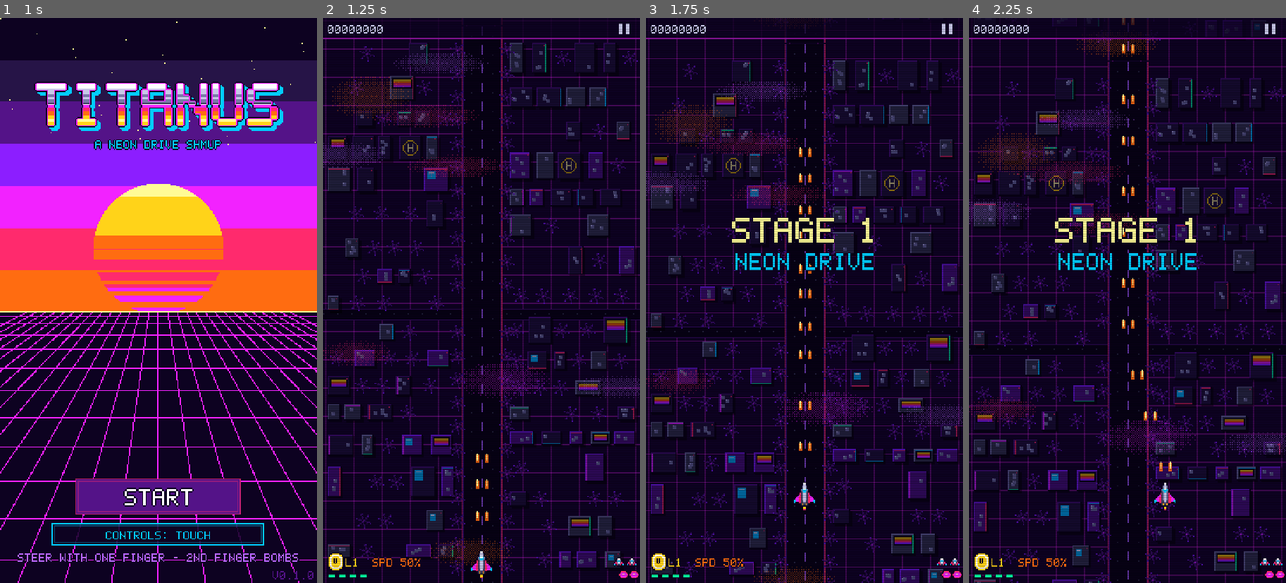
Above: before the commit, frames 1-4 (left to right).
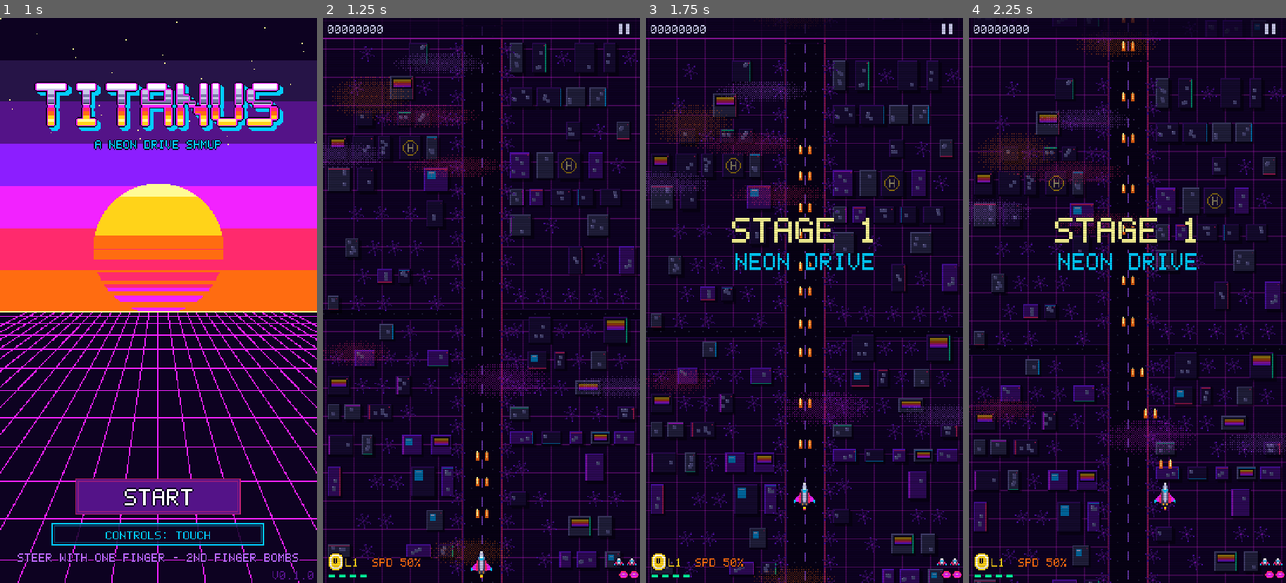
Above: after the commit, the same moments.

Repository: kvsm/Titanus
Game: Godot game, scene res://scenes/main.tscn
The game is run twice, just before and just after one commit, with the same random seed, the same clock (stepped at 60 frames per second) and the same inputs.
Inputs (mouse positions are in pixels of both pictures, inside the frame that each line leads up to):
- Up to frame 1 (1 s): tap Enter at 0.5 s; move the mouse to (228, 272) at 0.52 s; hold Right (ui_right) from 0.53 s (still down); tap B at 0.6 s; click (228, 272) at 0.67 s; tap Space at 0.77 s
- Up to frame 2 (1.25 s): keep holding Right (ui_right)
- Up to frame 3 (1.75 s): release Right (ui_right) at 1.25 s; drag from (741, 328) to (788, 413) at 1.27 s
- Up to frame 4 (2.25 s): move the mouse to (1159, 176) at 2.02 s; hold Right (ui_right) from 2.03 s (still down); tap Enter at 2.1 s

Frame 1 is identical in both runs. In frame 2, less than 0.1% of the frame differs, in the area x 48-53%, y 76-89%; in frame 3, 0.2%; in frame 4, 0.2%, in the area x 48-64%, y 0-81%.

Commit message:
Weapon balance pass: weapon bench tool, fix Wave stacking, Laser stops at first enemy
Analysis with a new dev weapon bench (--bench) showed:
- Wave crescents overlapped and each hit the same target, so near/large
  targets took up to 3x Laser damage (L10: 643 vs 216 DPS)
- Wave crescents and the Laser pierced everything, so Laser out-damaged
  Vulcan in swarms and Wave reached 3,400 DPS area
- Vulcan L2/L3 focused damage (17/31) was below L1 (40)

Fixes:
- Wave crescents in a volley share hits; each crescent pierces at most 2
  enemies; L9-L10 fire 5 wider crescents instead of 7
- Laser beam stops at (and only damages) the first enemy in its path
- Vulcan L1-L3 get proper forward streams (40/44/56 DPS)

Focused DPS now Laser > Vulcan (~75%) > Wave (~60%); area Wave >> Vulcan > Laser.
Results in docs/weapon_balance.md.

Co-Authored-By: Claude Opus 5.5 <noreply@anthropic.com>
Claude-Session: https://claude.ai/code/session_01VchyedFgWeWBASymXN7iVQ

Diff:
--- a/scripts/core/tun.gd
+++ b/scripts/core/tun.gd
@@ -56,13 +56,15 @@
 
 # --- weapons (§5). Streams are [x offset, angle in degrees from straight up].
 # Damage for levels 2+ already includes a 10% reduction (v0.1 tuning pass).
-# Vulcan "heavy" streams fire big forward slugs dealing heavy_dmg: from L4 the focused
-# forward damage sits between the Wave and the Laser, while the spread keeps crowd control.
+# Vulcan "heavy" streams fly straight ahead and deal heavy_dmg (drawn as big slugs once
+# heavy_dmg >= HEAVY_SLUG_DMG); the angled "streams" give it some area coverage.
+# Balance targets (measure with `--bench`): focused DPS Laser > Vulcan (~75%) > Wave (~60%);
+# area (a row of enemies) Wave >> Vulcan > Laser.
 const VULCAN := [
-	{"interval": 0.075, "dmg": 1.5, "streams": [[-4, 0], [4, 0]]},  # L1
-	{"interval": 0.075, "dmg": 1.26, "streams": [[-5, -4], [0, 0], [5, 4]]},  # L2
-	{"interval": 0.075, "dmg": 1.17, "streams": [[-6, -8], [-2, 0], [2, 0], [6, 8]]},  # L3
-	{"interval": 0.075, "dmg": 1.22, "heavy_dmg": 2.88, "heavy": [[-3, 0], [3, 0]], "streams": [[-8, -10], [8, 10], [-10, -16], [10, 16]], "side": [[-6, -35], [6, 35]]},  # L4
+	{"interval": 0.075, "dmg": 1.5, "heavy_dmg": 1.5, "heavy": [[-4, 0], [4, 0]], "streams": []},  # L1
+	{"interval": 0.075, "dmg": 1.1, "heavy_dmg": 1.65, "heavy": [[-4, 0], [4, 0]], "streams": [[-7, -10], [7, 10]]},  # L2
+	{"interval": 0.075, "dmg": 1.1, "heavy_dmg": 2.1, "heavy": [[-4, 0], [4, 0]], "streams": [[-7, -10], [7, 10], [-9, -18], [9, 18]]},  # L3
+	{"interval": 0.075, "dmg": 1.22, "heavy_dmg": 2.8, "heavy": [[-3, 0], [3, 0]], "streams": [[-8, -10], [8, 10], [-10, -16], [10, 16]], "side": [[-6, -35], [6, 35]]},  # L4
 	{"interval": 0.07, "dmg": 1.22, "heavy_dmg": 2.16, "heavy": [[-4, 0], [0, 0], [4, 0]], "streams": [[-9, -10], [9, 10], [-11, -18], [11, 18]], "side": [[-6, -35], [6, 35]]},  # L5
 	{"interval": 0.065, "dmg": 1.22, "heavy_dmg": 2.34, "heavy": [[-4, 0], [0, 0], [4, 0]], "streams": [[-9, -8], [9, 8], [-11, -14], [11, 14], [-12, -22], [12, 22]], "side": [[-6, -35], [6, 35], [-6, -55], [6, 55]]},  # L6
 	{"interval": 0.065, "dmg": 1.26, "heavy_dmg": 2.67, "heavy": [[-4, 0], [0, 0], [4, 0]], "streams": [[-9, -8], [9, 8], [-11, -14], [11, 14], [-12, -22], [12, 22]], "side": [[-6, -35], [6, 35], [-6, -55], [6, 55]]},  # L7
@@ -71,21 +73,24 @@
 	{"interval": 0.055, "dmg": 1.3, "heavy_dmg": 2.31, "heavy": [[-6, 0], [-2, 0], [2, 0], [6, 0]], "streams": [[-10, -8], [10, 8], [-12, -14], [12, 14], [-13, -20], [13, 20], [-14, -28], [14, 28]], "side": [[-6, -35], [6, 35], [-6, -55], [6, 55], [-8, -75], [8, 75]]},  # L10
 ]
 const VULCAN_SPEED := 520.0
+const HEAVY_SLUG_DMG := 2.0
 const LASER_WIDTH: Array[float] = [4.0, 6.0, 8.0, 12.0, 15.0, 18.0, 20.0, 22.0, 24.0, 26.0]
 const LASER_DPS: Array[float] = [50.0, 63.0, 81.0, 103.5, 121.5, 139.5, 157.5, 175.5, 193.5, 216.0]
 const WAVE := [
-	{"interval": 0.22, "dmg": 7.0, "angles": [0]},  # L1
-	{"interval": 0.22, "dmg": 8.73, "angles": [0]},  # L2
-	{"interval": 0.22, "dmg": 11.16, "angles": [-14, 0, 14]},  # L3
-	{"interval": 0.22, "dmg": 14.4, "angles": [-16, 0, 16]},  # L4
-	{"interval": 0.2, "dmg": 15.39, "angles": [-16, 0, 16]},  # L5
-	{"interval": 0.2, "dmg": 17.01, "angles": [-26, -13, 0, 13, 26]},  # L6
-	{"interval": 0.19, "dmg": 18.0, "angles": [-26, -13, 0, 13, 26]},  # L7
-	{"interval": 0.18, "dmg": 18.63, "angles": [-26, -13, 0, 13, 26]},  # L8
-	{"interval": 0.18, "dmg": 20.25, "angles": [-30, -20, -10, 0, 10, 20, 30]},  # L9
-	{"interval": 0.17, "dmg": 21.42, "angles": [-30, -20, -10, 0, 10, 20, 30]},  # L10
+	{"interval": 0.22, "dmg": 7.0, "pierce": 2, "angles": [0]},  # L1
+	{"interval": 0.22, "dmg": 8.73, "pierce": 2, "angles": [0]},  # L2
+	{"interval": 0.22, "dmg": 11.16, "pierce": 2, "angles": [-14, 0, 14]},  # L3
+	{"interval": 0.22, "dmg": 14.4, "pierce": 2, "angles": [-16, 0, 16]},  # L4
+	{"interval": 0.2, "dmg": 15.39, "pierce": 2, "angles": [-16, 0, 16]},  # L5
+	{"interval": 0.2, "dmg": 17.01, "pierce": 2, "angles": [-26, -13, 0, 13, 26]},  # L6
+	{"interval": 0.19, "dmg": 18.0, "pierce": 2, "angles": [-26, -13, 0, 13, 26]},  # L7
+	{"interval": 0.18, "dmg": 18.63, "pierce": 2, "angles": [-26, -13, 0, 13, 26]},  # L8
+	{"interval": 0.18, "dmg": 20.25, "pierce": 2, "angles": [-32, -16, 0, 16, 32]},  # L9
+	{"interval": 0.17, "dmg": 21.42, "pierce": 2, "angles": [-32, -16, 0, 16, 32]},  # L10
 ]
 const WAVE_SPEED := 300.0
+# Wave: crescents in one volley share hits (a target is hit at most once per volley) and each
+# crescent passes through at most "pierce" enemies. The Laser hits only the first enemy in its beam.
 
 # --- enemies (§8)
 const ESCAPE_MARGIN := 26.0
--- /dev/null
+++ b/scripts/dev/weapon_bench.gd
@@ -0,0 +1,100 @@
+class_name WeaponBench
+extends Node
+## Dev tool: measures every weapon at every level against stationary dummy targets using the
+## real firing and collision code. Run: godot --headless -- --bench[=out.md]
+## Reports damage per second in several target layouts (player at the bottom centre).
+
+class Dummy extends Target:
+	var taken := 0.0
+
+	func take_damage(amount: float) -> void:
+		taken += amount
+
+const WARMUP := 1.0
+const MEASURE := 6.0
+const DT := 1.0 / 60.0
+const PLAYER_POS := Vector2(135, 420)
+
+## name -> list of [position, half extents]. Distances are from the ship at y=420.
+var scenarios := {
+	"small_far": [[Vector2(135, 180), Vector2(5, 5)]],
+	"small_near": [[Vector2(135, 330), Vector2(5, 5)]],
+	"large": [[Vector2(135, 230), Vector2(21, 21)]],
+	"large_far": [[Vector2(135, 110), Vector2(21, 21)]],
+	"offset_40": [[Vector2(175, 230), Vector2(5, 5)]],
+	"swarm_27": [], # filled in _ready: 3 staggered rows of 9 small enemies
+}
+
+var out_path := ""
+
+
+func _ready() -> void:
+	var swarm := []
+	for row in 3:
+		for i in 9:
+			swarm.append([Vector2(15 + i * 30 + (row % 2) * 15, 160 + row * 40), Vector2(5, 5)])
+	scenarios["swarm_27"] = swarm
+	var game := Game.new()
+	add_child(game)
+	await get_tree().process_frame
+	game.paused = true # the bench drives the systems itself
+	Audio.stop_music()
+	var p := game.player
+	p.god = true
+	var rows := []
+	for w: String in Tun.WEAPONS:
+		for lvl in range(1, Tun.WEAPON_MAX + 1):
+			var row := {"weapon": w, "level": lvl}
+			for sname: String in scenarios:
+				row[sname] = _measure(game, w, lvl, scenarios[sname])
+			rows.append(row)
+	_report(rows)
+	get_tree().quit(0)
+
+
+func _measure(game: Game, w: String, lvl: int, layout: Array) -> float:
+	var p := game.player
+	p.weapon = w
+	p.level = lvl
+	p.position = PLAYER_POS
+	p.release_target()
+	game.shots.clear()
+	for t in game.extra_targets:
+		t.queue_free()
+	game.extra_targets.clear()
+	for spec: Array in layout:
+		var d := Dummy.new()
+		d.game = game
+		d.position = spec[0]
+		d.hit_half = spec[1]
+		game.add_child(d)
+		game.extra_targets.append(d)
+	var steps := int((WARMUP + MEASURE) / DT)
+	for i in steps:
+		if i == int(WARMUP / DT):
+			for t: Dummy in game.extra_targets:
+				t.taken = 0.0
+		p.update(DT)
+		game.shots.update(DT, game.targets())
+		game.fx.update(DT)
+	var total := 0.0
+	for t: Dummy in game.extra_targets:
+		total += t.taken
+	return total / MEASURE
+
+
+func _report(rows: Array) -> void:
+	var cols: Array = scenarios.keys()
+	var lines := PackedStringArray()
+	lines.append("| weapon | L | " + " | ".join(cols) + " |")
+	lines.append("|---|---|" + "---|".repeat(cols.size()))
+	for r: Dictionary in rows:
+		var cells := PackedStringArray()
+		for c: String in cols:
+			cells.append("%d" % roundi(r[c]))
+		lines.append("| %s | %d | %s |" % [r.weapon, r.level, " | ".join(cells)])
+	var text := "\n".join(lines)
+	print(text)
+	if out_path != "":
+		var f := FileAccess.open(out_path, FileAccess.WRITE)
+		f.store_string(text + "\n")
--- a/scripts/game/game.gd
+++ b/scripts/game/game.gd
@@ -31,6 +31,7 @@
 var scroll_speed := 30.0
 var target_scroll := 30.0
 var enemies: Array[Enemy] = []
+var extra_targets: Array[Target] = [] # dev weapon bench dummies
 var paused := false
 var time := 0.0
 
@@ -250,6 +251,7 @@
 			out.append(e)
 	if boss:
 		out.append_array(boss.parts())
+	out.append_array(extra_targets)
 	return out
 
 
--- a/scripts/game/player.gd
+++ b/scripts/game/player.gd
@@ -30,6 +30,7 @@
 var _bomb_requested := false
 var _t := 0.0
 var laser_on := false
+var laser_end_y := 0.0 # screen y where the beam stops
 var _tex: Texture2D
 
 
@@ -115,7 +116,8 @@
 				_fire_t += float(cfg.interval)
 				_volley += 1
 				for s: Array in cfg.get("heavy", []):
-					game.shots.fire_vulcan(position + Vector2(s[0], -12), s[1], cfg.heavy_dmg, true)
+					game.shots.fire_vulcan(position + Vector2(s[0], -12), s[1], cfg.heavy_dmg,
+						float(cfg.heavy_dmg) >= Tun.HEAVY_SLUG_DMG)
 				for s: Array in cfg.streams:
 					game.shots.fire_vulcan(position + Vector2(s[0], -10), s[1], cfg.dmg)
 				if cfg.has("side") and _volley % 2 == 0:
@@ -127,18 +129,30 @@
 			while _fire_t <= 0.0:
 				var cfg: Dictionary = Tun.WAVE[level - 1]
 				_fire_t += float(cfg.interval)
+				# crescents in one volley share their hit list: overlapping crescents can't
+				# multiply damage on a single (near or large) target
+				var volley_hits := {}
 				for a in cfg.angles:
-					game.shots.fire_wave(position + Vector2(0, -12), float(a), cfg.dmg, level)
+					game.shots.fire_wave(position + Vector2(0, -12), float(a), cfg.dmg, level, volley_hits)
 				Audio.play("shot_wave", -12.0)
 		"laser":
 			laser_on = true
+			# the beam stops at the first (closest) enemy in its path: pure focused damage
 			var half_w := Tun.LASER_WIDTH[level - 1] / 2.0
-			var dmg := Tun.LASER_DPS[level - 1] * dt
+			var hit: Target = null
+			var hit_y := -INF
 			for t in game.targets():
 				if t.in_column(position.x, half_w, position.y - 8):
-					t.take_damage(dmg)
-					if randf() < 0.3:
-						game.fx.spark(Vector2(position.x + randf_range(-half_w, half_w), t.global_position.y + t.hit_half.y), Tun.C_PINK, 1)
+					var bottom := t.global_position.y + t.hit_half.y
+					if bottom > hit_y:
+						hit_y = bottom
+						hit = t
+			laser_end_y = 0.0
+			if hit:
+				laser_end_y = clampf(hit_y, 0.0, position.y - 10.0)
+				hit.take_damage(Tun.LASER_DPS[level - 1] * dt)
+				if randf() < 0.3:
+					game.fx.spark(Vector2(position.x + randf_range(-half_w, half_w), laser_end_y), Tun.C_PINK, 1)
 			Audio.play("shot_laser", -16.0)
 
 
@@ -201,7 +215,7 @@
 
 func _draw_laser() -> void:
 	var w := Tun.LASER_WIDTH[level - 1]
-	var top := -position.y
+	var top := laser_end_y - position.y
 	var jitter := 1.0 if int(_t * 40.0) % 2 == 0 else 0.0
 	var beam_len := -10.0 - top
 	draw_rect(Rect2(-w / 2.0 - 2 - jitter, top, w + 4 + jitter * 2, beam_len), Color(Tun.C_MAGENTA, 0.35))
--- a/scripts/game/player_shots.gd
+++ b/scripts/game/player_shots.gd
@@ -11,6 +11,7 @@
 	var heavy := false # Vulcan forward slug
 	var half := Vector2(1.5, 4)
 	var hits := {}
+	var pierce_left := 0
 
 var game: Game
 var shots: Array[Shot] = []
@@ -40,8 +41,10 @@
 	shots.append(s)
 
 
-func fire_wave(from: Vector2, angle_deg: float, dmg: float, level: int) -> void:
+func fire_wave(from: Vector2, angle_deg: float, dmg: float, level: int, shared_hits: Dictionary = {}) -> void:
 	var s := Shot.new()
+	s.hits = shared_hits
+	s.pierce_left = int(Tun.WAVE[level - 1].pierce)
 	s.pos = from
 	s.vel = Vector2.UP.rotated(deg_to_rad(angle_deg)) * Tun.WAVE_SPEED
 	s.dmg = dmg
@@ -76,6 +79,10 @@
 					s.hits[id] = true
 					t.take_damage(s.dmg)
 					game.fx.spark(t.global_position.lerp(s.pos, 0.5), Tun.C_MINT, 2)
+					s.pierce_left -= 1
+					if s.pierce_left <= 0:
+						consumed = true
+						break
 		if consumed:
 			shots.remove_at(i)
 		else:
--- a/scripts/main.gd
+++ b/scripts/main.gd
@@ -6,6 +6,7 @@
 ##   --weapon=<name>   with --autotest: play the whole level with vulcan, laser or wave
 ##   --shots=<dir>     with --autotest: save screenshots at fixed times into <dir>
 ##   --screen=results  open the results screen with sample stats (dev preview)
+##   --bench[=out.md] measure every weapon/level against dummy targets and quit (dev)
 ##   --snap=<file>     save a screenshot after 2.5 s and quit (dev preview)
 
 var current: Node
@@ -30,6 +31,12 @@
 			_shots_dir = a.substr(8)
 		elif a.begins_with("--snap="):
 			_snap = a.substr(7)
+	for a in OS.get_cmdline_user_args():
+		if a.begins_with("--bench"):
+			var b := WeaponBench.new()
+			b.out_path = a.substr(8) if a.begins_with("--bench=") else ""
+			add_child(b)
+			return
 	if _autotest:
 		start_level(1)
 	elif "--screen=results" in OS.get_cmdline_user_args():
Not shown, added: scripts/dev/weapon_bench.gd.uid
Not shown, changed: README.md
Not shown, changed: docs/DESIGN.md
Not shown, added: docs/weapon_balance.md
